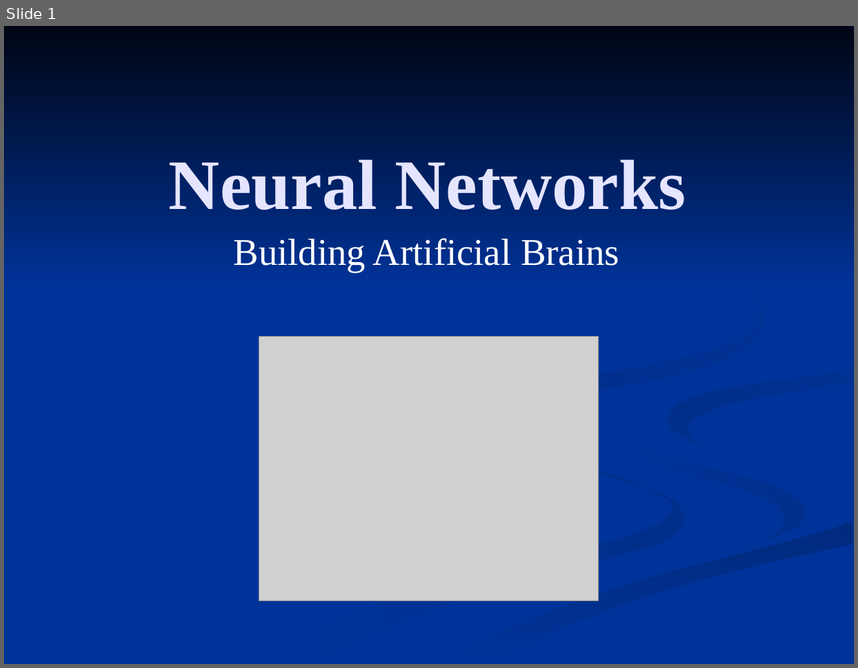
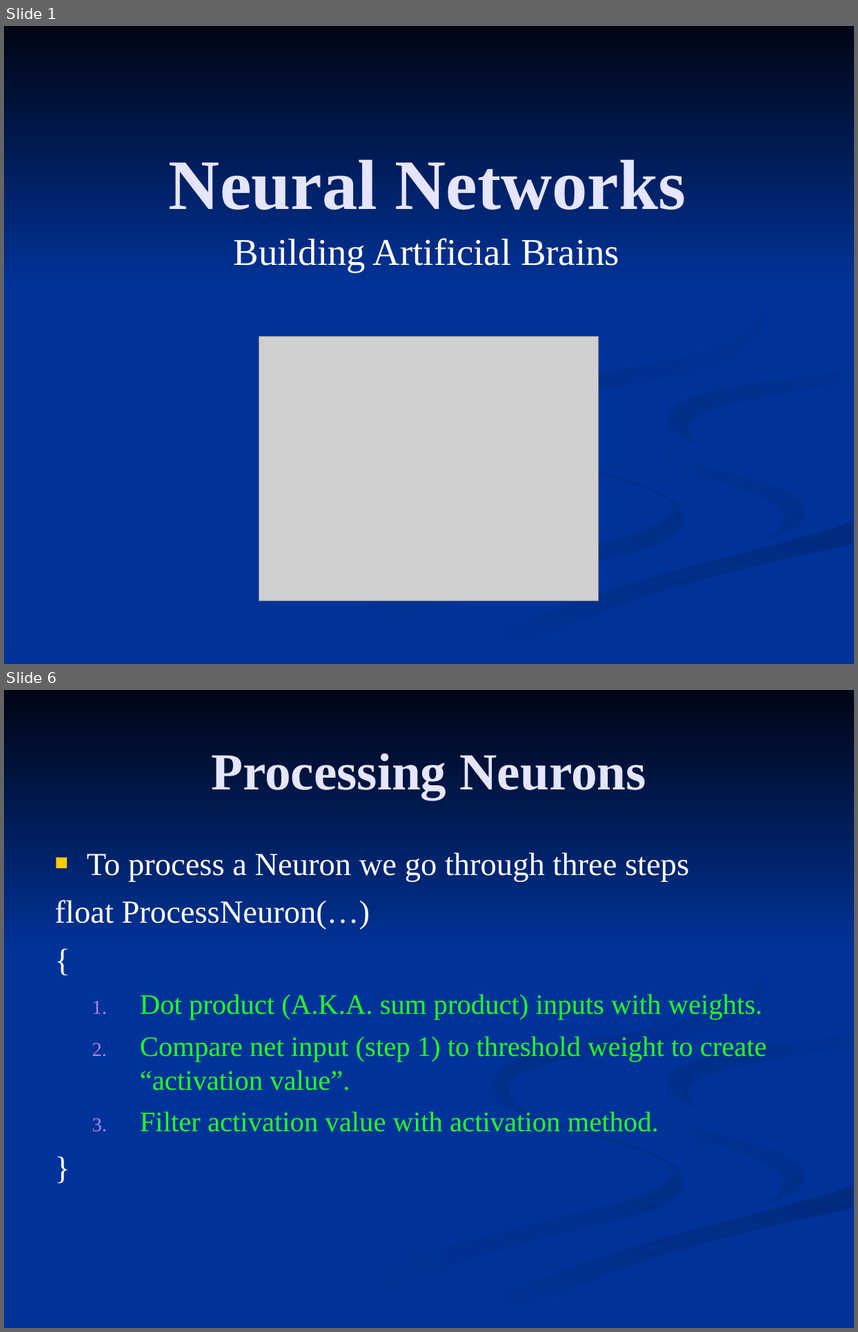
Before and after one commit to FleepyBeepy/Artificial-Intelligence, a slide deck: Lecture Slides/8.2 - Neural Networks.ppt. Shown one above the other, each under a label of ours: slide 1 before the commit, slides 1 and 6 after it; the slides between them are not shown. The pictures are 858x668 and 858x1332 pixels, drawn with LibreOffice and Linux fonts; fonts in the diff are those of the drawing; grey boxes stand for pictures. Boxes give left, top, right and bottom in pixels: in the first picture for what was removed or moved away, otherwise in the second. Text is boxed around its words. In the diff, an @@ line names an element or a change of style, - is before the commit and + after.

```diff
--- a/Lecture Slides/8.2 - Neural Networks.ppt
+++ b/Lecture Slides/8.2 - Neural Networks.ppt
@@ slide 6 added at bbox=[4, 690, 854, 1328], background #003399; not listed: 7 template elements that a slide beside it also shows @@
@@ title added at bbox=[211, 753, 646, 799], 44 pt, text #E5E5FF, bold @@
+Processing Neurons
@@ text added at bbox=[55, 852, 767, 1132], 23.8 pt, text #24FF24 @@
+■ To process a Neuron we go through three steps
+float ProcessNeuron(…)
+{
+  1. Dot product (A.K.A. sum product) inputs with weights.
+  2. Compare net input (step 1) to threshold weight to create “activation value”.
+  3. Filter activation value with activation method.
+}
```
Also in this commit, not shown: 3 other slides changed, 12 other slides added, 2 slides removed, 1 other file.
